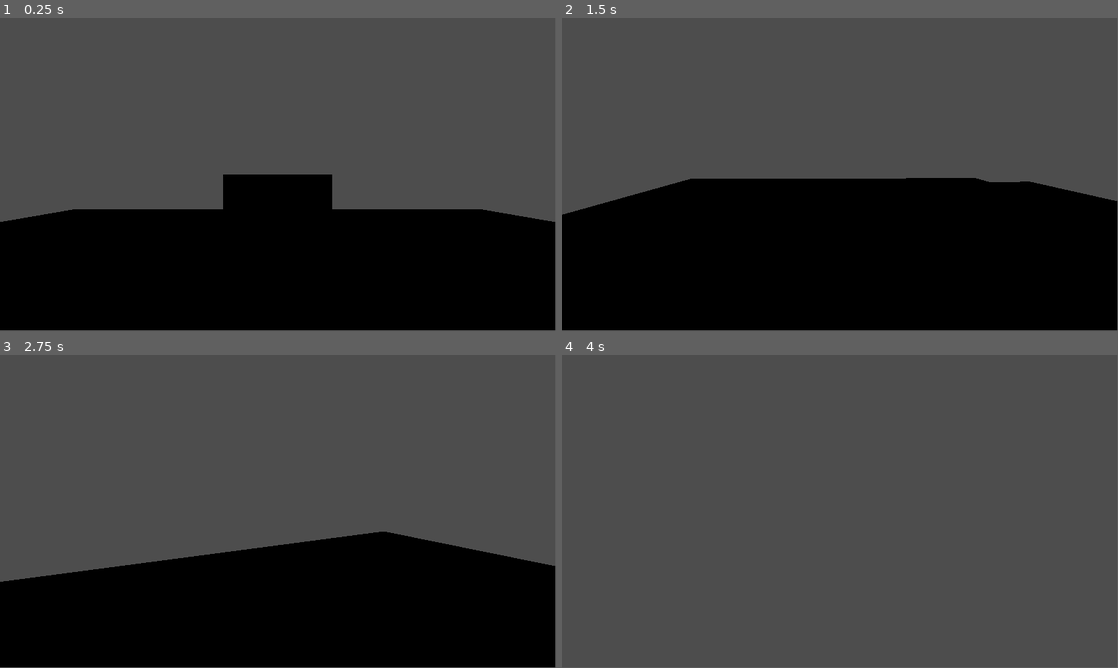
Above: before the commit, frames 1-4 (two rows, left to right).
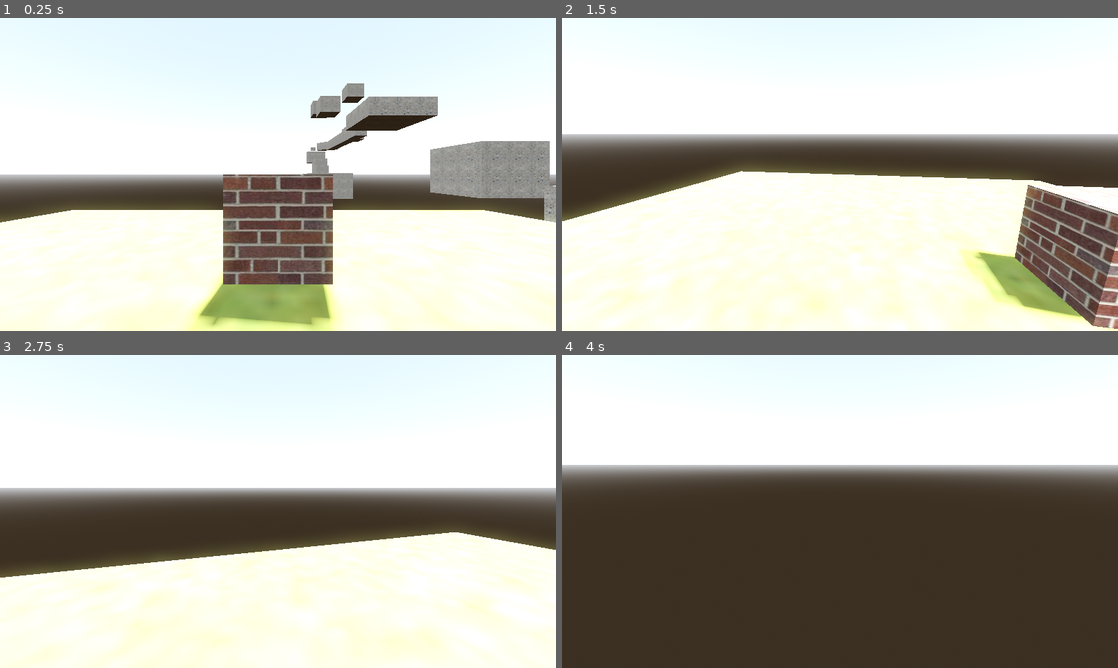
Above: after the commit, the same moments.

Repository: Bri0n/runrotgame
Game: Godot game, scene res://scenes/main.tscn
The game is run twice, just before and just after one commit, with the same random seed, the same clock (stepped at 60 frames per second) and the same inputs.
Inputs (mouse positions are in pixels of both pictures, inside the frame that each line leads up to):
- Up to frame 1 (0.25 s): no input
- Up to frame 2 (1.5 s): tap Enter at 0.5 s; move the mouse to (962, 158) at 0.52 s; hold D (move_right) 0.53-1.28 s; click (962, 158) at 0.67 s; tap Space (jump) at 0.77 s; move the mouse to (812, 174) at 1.27 s; hold W (move_forward) from 1.28 s (still down)
- Up to frame 3 (2.75 s): keep holding W (move_forward); tap Space (jump) at 1.52 s; move the mouse to (289, 505) at 2.02 s
- Up to frame 4 (4 s): keep holding W (move_forward); move the mouse to (834, 514) at 2.77 s; click (834, 514) at 2.92 s; tap Space (jump) at 3.02, 3.77 s; move the mouse to (878, 514) at 3.52 s
The window is 799x449 before the commit and 800x450 after it. Grey fills any space a smaller window leaves; there, only what the larger window draws over its background counts as a difference.

The runs differ from the first frame. In frame 1, 98% of the frame differs, in the area x 0-100%, y 0-100%; in frame 2, 97%; in frame 3, 97%; in frame 4, 97%.

Commit message:
Boceto de nivel, mejoras al movimiento de personaje

Diff:
--- a/project.godot
+++ b/project.godot
@@ -14,6 +14,15 @@
 run/main_scene="res://scenes/main.tscn"
 config/features=PackedStringArray("4.3", "Mobile")
 config/icon="res://icon.svg"
+
+[display]
+
+window/size/viewport_width=1280
+window/size/viewport_height=720
+
+[editor]
+
+movie_writer/movie_file="/var/home/brionzer/Godot/runrotgame/gameplay_test.avi"
 
 [input]
 
--- /dev/null
+++ b/scenes/kill_zone.gd
@@ -0,0 +1,8 @@
+extends Area3D
+
+func _on_body_entered(body: Node3D) -> void:
+	print("Player death")
+	call_deferred("_reload_scene")
+
+func _reload_scene():
+	get_tree().reload_current_scene()
--- /dev/null
+++ b/scenes/kill_zone.tscn
@@ -0,0 +1,13 @@
+[gd_scene load_steps=3 format=3 uid="uid://mq3toad3d1cf"]
+
+[ext_resource type="Script" path="res://scenes/kill_zone.gd" id="1_sjto6"]
+
+[sub_resource type="WorldBoundaryShape3D" id="WorldBoundaryShape3D_iyfr2"]
+
+[node name="Killzone" type="Area3D"]
+script = ExtResource("1_sjto6")
+
+[node name="CollisionShape3D" type="CollisionShape3D" parent="."]
+shape = SubResource("WorldBoundaryShape3D_iyfr2")
+
+[connection signal="body_entered" from="." to="." method="_on_body_entered"]
--- a/scenes/main.tscn
+++ b/scenes/main.tscn
@@ -1,20 +1,51 @@
-[gd_scene load_steps=5 format=3 uid="uid://dn8hadwtayo2g"]
+[gd_scene load_steps=13 format=3 uid="uid://dn8hadwtayo2g"]
 
+[ext_resource type="Texture2D" uid="uid://bkwg4vypyff56" path="res://assets/textures/grass_03.png" id="1_3lyip"]
 [ext_resource type="PackedScene" uid="uid://c334msi5eywjn" path="res://scenes/player.tscn" id="1_mgspa"]
+[ext_resource type="PackedScene" uid="uid://c8cq6vatu3s3w" path="res://scenes/zona_vertical_01.tscn" id="1_ps05p"]
+[ext_resource type="PackedScene" uid="uid://mq3toad3d1cf" path="res://scenes/kill_zone.tscn" id="3_1eh22"]
+[ext_resource type="Texture2D" uid="uid://f81fxa1hi2jw" path="res://assets/textures/brick_red_04.jpg" id="3_l6dgh"]
+
+[sub_resource type="ProceduralSkyMaterial" id="ProceduralSkyMaterial_j6pp0"]
+sky_horizon_color = Color(0.64625, 0.65575, 0.67075, 1)
+sky_energy_multiplier = 2.0
+ground_horizon_color = Color(0.64625, 0.65575, 0.67075, 1)
+
+[sub_resource type="Sky" id="Sky_76sgc"]
+sky_material = SubResource("ProceduralSkyMaterial_j6pp0")
+
+[sub_resource type="Environment" id="Environment_xkdmc"]
+background_mode = 2
+sky = SubResource("Sky_76sgc")
+tonemap_mode = 2
+glow_enabled = true
 
 [sub_resource type="PlaneMesh" id="PlaneMesh_mh36j"]
+
+[sub_resource type="StandardMaterial3D" id="StandardMaterial3D_gk2fe"]
+albedo_texture = ExtResource("1_3lyip")
+uv1_triplanar = true
 
 [sub_resource type="BoxMesh" id="BoxMesh_36186"]
 
 [sub_resource type="StandardMaterial3D" id="StandardMaterial3D_taa55"]
-albedo_color = Color(1, 0, 1, 1)
+albedo_texture = ExtResource("3_l6dgh")
+uv1_triplanar = true
 
 [node name="Node3D" type="Node3D"]
+
+[node name="WorldEnvironment" type="WorldEnvironment" parent="."]
+environment = SubResource("Environment_xkdmc")
+
+[node name="DirectionalLight3D" type="DirectionalLight3D" parent="WorldEnvironment"]
+transform = Transform3D(-0.993572, -0.0879754, 0.0712411, 0, 0.62932, 0.777146, -0.113203, 0.77215, -0.625275, 0, 0, 0)
+shadow_enabled = true
 
 [node name="CSGMesh3D2" type="CSGMesh3D" parent="."]
 transform = Transform3D(5.8, 0, 0, 0, 5.8, 0, 0, 0, 5.8, 0, 0, 0)
 use_collision = true
 mesh = SubResource("PlaneMesh_mh36j")
+material = SubResource("StandardMaterial3D_gk2fe")
 
 [node name="player" parent="." instance=ExtResource("1_mgspa")]
 transform = Transform3D(1, 0, 0, 0, 1, 0, 0, 0, 1, 0, 0.849772, 0)
@@ -29,3 +60,9 @@
 use_collision = true
 mesh = SubResource("BoxMesh_36186")
 material = SubResource("StandardMaterial3D_taa55")
+
+[node name="Node3D" parent="." instance=ExtResource("1_ps05p")]
+transform = Transform3D(1, 0, 0, 0, 1, 0, 0, 0, 1, 10.1222, 0, -0.0295286)
+
+[node name="Killzone" parent="." instance=ExtResource("3_1eh22")]
+transform = Transform3D(1, 0, 0, 0, 1, 0, 0, 0, 1, 0, -5, 0)
--- a/scenes/zona_vertical_01.tscn
+++ b/scenes/zona_vertical_01.tscn
@@ -1,21 +1,125 @@
-[gd_scene load_steps=2 format=3 uid="uid://c8cq6vatu3s3w"]
+[gd_scene load_steps=7 format=3 uid="uid://c8cq6vatu3s3w"]
+
+[ext_resource type="Texture2D" uid="uid://bhwfieapy6665" path="res://assets/textures/concrete_05.png" id="1_xf7ec"]
+
+[sub_resource type="ProceduralSkyMaterial" id="ProceduralSkyMaterial_rp436"]
+sky_horizon_color = Color(0.64625, 0.65575, 0.67075, 1)
+ground_horizon_color = Color(0.64625, 0.65575, 0.67075, 1)
+
+[sub_resource type="Sky" id="Sky_72cjr"]
+sky_material = SubResource("ProceduralSkyMaterial_rp436")
+
+[sub_resource type="Environment" id="Environment_2w05w"]
+background_mode = 2
+sky = SubResource("Sky_72cjr")
+tonemap_mode = 2
+glow_enabled = true
+
+[sub_resource type="StandardMaterial3D" id="StandardMaterial3D_0ov7n"]
+albedo_texture = ExtResource("1_xf7ec")
+uv1_triplanar = true
 
 [sub_resource type="BoxMesh" id="BoxMesh_mq1ou"]
 
 [node name="Node3D" type="Node3D"]
 
-[node name="CSGMesh3D" type="CSGMesh3D" parent="."]
-transform = Transform3D(1, 0, 0, 0, 0.135925, 0, 0, 0, 1, 0, 0, 0)
+[node name="WorldEnvironment" type="WorldEnvironment" parent="."]
+environment = SubResource("Environment_2w05w")
+
+[node name="DirectionalLight3D" type="DirectionalLight3D" parent="WorldEnvironment"]
+transform = Transform3D(-0.993572, -0.0980369, 0.0566016, 0, 0.5, 0.866025, -0.113203, 0.860459, -0.496786, 0, 0, 0)
+shadow_enabled = true
+
+[node name="CSGCombiner3D" type="CSGCombiner3D" parent="."]
+material_override = SubResource("StandardMaterial3D_0ov7n")
+use_collision = true
+
+[node name="CSGMesh3D" type="CSGMesh3D" parent="CSGCombiner3D"]
+transform = Transform3D(5.99256, 0, 0, 0, 10.6764, 0, 0, 0, 5.99256, 0, -5.6486, 0)
+use_collision = true
 mesh = SubResource("BoxMesh_mq1ou")
 
-[node name="CSGMesh3D2" type="CSGMesh3D" parent="."]
-transform = Transform3D(1, 0, 0, 0, 0.135925, 0, 0, 0, 1, -1.30011, 0.744657, 0.128733)
+[node name="CSGMesh3D2" type="CSGMesh3D" parent="CSGCombiner3D"]
+transform = Transform3D(3.05865, 0, 0, 0, 1.74746, 0, 0, 0, 1.83838, 0.335098, -0.244614, -5.89381)
+use_collision = true
 mesh = SubResource("BoxMesh_mq1ou")
 
-[node name="CSGMesh3D3" type="CSGMesh3D" parent="."]
-transform = Transform3D(1, 0, 0, 0, 0.135925, 0, 0, 0, 1, 0.0923141, 1.23681, -1.00356)
+[node name="CSGMesh3D3" type="CSGMesh3D" parent="CSGCombiner3D"]
+transform = Transform3D(3.05865, 0, 0, 0, 2.54974, 0, 0, 0, 3.05865, 0.479574, 1.21251, -10.5907)
+use_collision = true
 mesh = SubResource("BoxMesh_mq1ou")
 
-[node name="CSGMesh3D4" type="CSGMesh3D" parent="."]
-transform = Transform3D(1, 0, 0, 0, 0.135925, 0, 0, 0, 1, 0.123115, -3.23509, -1.90389)
+[node name="CSGMesh3D4" type="CSGMesh3D" parent="CSGCombiner3D"]
+transform = Transform3D(3.05865, 0, 0, 0, 0.831888, 0, 0, 0, 3.05865, -4.55296, 4.0387, -10.5562)
+use_collision = true
 mesh = SubResource("BoxMesh_mq1ou")
+
+[node name="CSGMesh3D5" type="CSGMesh3D" parent="CSGCombiner3D"]
+transform = Transform3D(0.814484, 0, 0, 0, 0.831888, 0, 0, 0, 8.13851, -4.49695, 4.0387, -17.8158)
+use_collision = true
+mesh = SubResource("BoxMesh_mq1ou")
+
+[node name="CSGMesh3D12" type="CSGMesh3D" parent="CSGCombiner3D"]
+transform = Transform3D(4.4108, 0, 0, 0, 2.61905, 0, 0, 0, 7.33574, -4.49695, -0.187181, -24.8158)
+use_collision = true
+mesh = SubResource("BoxMesh_mq1ou")
+
+[node name="CSGMesh3D13" type="CSGMesh3D" parent="CSGCombiner3D"]
+transform = Transform3D(1.9906, 0, 0, 0, 2.61905, 0, 0, 0, 6.67719, -3.29029, -0.187181, -31.7079)
+use_collision = true
+mesh = SubResource("BoxMesh_mq1ou")
+
+[node name="CSGMesh3D14" type="CSGMesh3D" parent="CSGCombiner3D"]
+transform = Transform3D(1.9906, 0, 0, 0, 1.45725, 0, 0, 0, 1.27293, -3.29029, 1.70489, -31.877)
+use_collision = true
+mesh = SubResource("BoxMesh_mq1ou")
+
+[node name="CSGMesh3D15" type="CSGMesh3D" parent="CSGCombiner3D"]
+transform = Transform3D(1.9906, 0, 0, 0, 2.91311, 0, 0, 0, 1.27293, -3.29029, 2.07584, -33.1059)
+use_collision = true
+mesh = SubResource("BoxMesh_mq1ou")
+
+[node name="CSGMesh3D16" type="CSGMesh3D" parent="CSGCombiner3D"]
+transform = Transform3D(1.9906, 0, 0, 0, 3.79818, 0, 0, 0, 1.27293, -3.29029, 2.92902, -34.382)
+use_collision = true
+mesh = SubResource("BoxMesh_mq1ou")
+
+[node name="CSGMesh3D18" type="CSGMesh3D" parent="CSGCombiner3D"]
+transform = Transform3D(1.11048, 0, 0, 0, 1.86064, 0, 0, 0, 1.27293, -4.61295, 3.89961, -34.382)
+use_collision = true
+mesh = SubResource("BoxMesh_mq1ou")
+
+[node name="CSGMesh3D6" type="CSGMesh3D" parent="CSGCombiner3D"]
+transform = Transform3D(0.966811, 0, 1.7984, 0, 1.039, 0, -0.704055, 0, 2.46957, -3.07047, 5.0387, -28.9226)
+use_collision = true
+mesh = SubResource("BoxMesh_mq1ou")
+
+[node name="CSGMesh3D17" type="CSGMesh3D" parent="CSGCombiner3D"]
+transform = Transform3D(0.664294, 0, 0, 0, 0.532255, 0, 0, 0, 0.717639, -4.62764, 4.96671, -31.9745)
+use_collision = true
+mesh = SubResource("BoxMesh_mq1ou")
+
+[node name="CSGMesh3D7" type="CSGMesh3D" parent="CSGCombiner3D"]
+transform = Transform3D(2, 0, 0, 0, 1.547, 0, 0, 0, 2, -0.971407, 5.93022, -24.9745)
+use_collision = true
+mesh = SubResource("BoxMesh_mq1ou")
+
+[node name="CSGMesh3D8" type="CSGMesh3D" parent="CSGCombiner3D"]
+transform = Transform3D(2, 0, 0, 0, 1.547, 0, 0, 0, 2, -0.971407, 6.93022, -20.9731)
+use_collision = true
+mesh = SubResource("BoxMesh_mq1ou")
+
+[node name="CSGMesh3D9" type="CSGMesh3D" parent="CSGCombiner3D"]
+transform = Transform3D(2, 0, 0, 0, 1.547, 0, 0, 0, 2, -4.97141, 7.93022, -20.9731)
+use_collision = true
+mesh = SubResource("BoxMesh_mq1ou")
+
+[node name="CSGMesh3D10" type="CSGMesh3D" parent="CSGCombiner3D"]
+transform = Transform3D(2, 0, 0, 0, 1.547, 0, 0, 0, 2, -4.97141, 8.93022, -24.9731)
+use_collision = true
+mesh = SubResource("BoxMesh_mq1ou")
+
+[node name="CSGMesh3D11" type="CSGMesh3D" parent="CSGCombiner3D"]
+transform = Transform3D(2, 0, 0, 0, 1.547, 0, 0, 0, 2, -0.971407, 10.9302, -24.9731)
+use_collision = true
+mesh = SubResource("BoxMesh_mq1ou")
--- a/scripts/player/PlayerStatusAirborne.gd
+++ b/scripts/player/PlayerStatusAirborne.gd
@@ -66,8 +66,16 @@
 
 func _read_movement_input():
 	var input_direction := Input.get_vector("move_left", "move_right", "move_forward", "move_backwards")
-	_movement_direction = (_camera.transform.basis * Vector3(input_direction.x, 0, input_direction.y)).normalized()
-	_movement_direction.y = 0
+
+	# Get the direction the camera is pointing to without a vertical component
+	var camera_forward := _camera.transform.basis.z.normalized()
+	camera_forward.y = 0
+	camera_forward = camera_forward.normalized()
+	var camera_right := _camera.transform.basis.x.normalized()
+	camera_right.y = 0
+	camera_right = camera_right.normalized()
+
+	_movement_direction = (camera_right * input_direction.x + camera_forward * input_direction.y).normalized()
 
 func _move(delta : float) -> void:
 	if _movement_direction:
--- a/scripts/player/PlayerStatusGrounded.gd
+++ b/scripts/player/PlayerStatusGrounded.gd
@@ -41,8 +41,16 @@
 
 func _read_movement_input():
 	var input_direction := Input.get_vector("move_left", "move_right", "move_forward", "move_backwards")
-	_movement_direction = (_camera.transform.basis * Vector3(input_direction.x, 0, input_direction.y)).normalized()
-	_movement_direction.y = 0
+
+	# Get the direction the camera is pointing to without a vertical component
+	var camera_forward := _camera.transform.basis.z.normalized()
+	camera_forward.y = 0
+	camera_forward = camera_forward.normalized()
+	var camera_right := _camera.transform.basis.x.normalized()
+	camera_right.y = 0
+	camera_right = camera_right.normalized()
+
+	_movement_direction = (camera_right * input_direction.x + camera_forward * input_direction.y).normalized()
 
 func process_input(event: InputEvent) -> void:
 	if event.is_action_pressed("jump"):
Binary file added: assets/textures/brick_red_04.jpg
Not shown, added: assets/textures/brick_red_04.jpg.import
Binary file added: assets/textures/concrete_05.png
Not shown, added: assets/textures/concrete_05.png.import
Binary file added: assets/textures/grass_03.png
Not shown, added: assets/textures/grass_03.png.import
